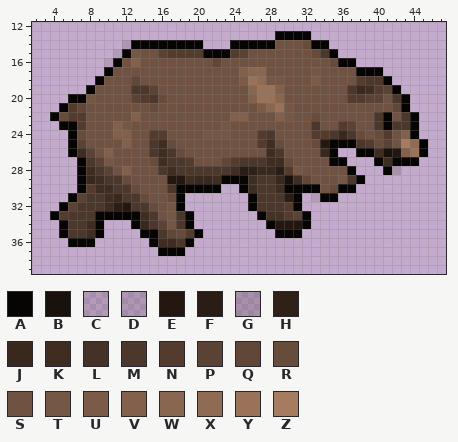
Pixel-art sprite, stored at src/game/Recourses/Bear.png. That is the earlier state.
The file is 50x50 pixels. Pixels under 10% opacity are left out. Colours within 5 levels of each other are drawn and written as one. Shown: x 2..47, y 12..39.
Palette (. is transparent): A #060504  B #18110c  C #1a120c1a  D #20161020  E #231710  F #2a1d15  G #2e21192e  H #302118  J #38281e  K #3f2d22  L #453226  M #4b372b  N #533c2e  P #5a4234  Q #604738  R #674c3c  S #6f5241  T #755745  U #7b5b48  V #82604c  W #886650  X #906b54  Y #9a725a  Z #a67c61
Pixels before, first column x 4:
13 .........................AAAA.............
14 ........DAAAAAAAA...AAAAASSSRAA...........
15 .......CATSSPNNNNAAANPSSSSSSSRMA..........
16 ......CASVSSSSSSSSQSSSSSSSSSSSSRAA........
17 ......ASSSSSSSSSSSSSSVWWSSSSSTSSSSAAA.....
18 .....ASSSQSSSSSSSSSSSUYXTTSSSUSSSSNMMA....
19 ....ASSSSMMPSSSSSSSSSSWYYVSSSSSSSMJKNPA...
20 ..AATSSSSPNMRSSSSSSSSSVYYWSSSSSSSNNPPSMA..
21 .ANQSSSSSSSRSSSSSSSSSSSUWYTSSSSSSSSSSSQA..
22 ARNNSSSSSVSSSSSSSSSSVVSSSVTSSRSSSSSSMASMA.
23 .AANSSSVTSSSSSSSSSSTSSSSSSSSSMSSNPSSMAMMA.
24 ..ARSSSVVSSNNSSSSTTTSSSNMSSSSNNMJMRSRNSVA.
25 ..APSSSSVSSMKRSSSSSSSSSNKRSSSREAAAMNRPSZXA
26 ..AKPSVSSSSMKMRSSSSSSSSSKMSSSSJA..AAKBEVYA
27 ...AMPTSSSSRKMMNSSSQNMMMKKRSSSSAA...AKAAA.
28 ...AKMPSVSSSMKMMMMMMKFHJJFNTSSSSSA...AG...
29 ...AJKMMRSSSSEEKJJKAAAKMMJBKQSSSTMA.......
30 ...ANKKMMRSSSMAAAAA..AKMMKAAAASRAA........
31 ..APMMKJMMRSSRA.......AMMMFA.CAA..........
32 .APMMMKFEMMRSTA.......AMMMNA..............
33 ANMMMAAAAAKMSTMA.......ALLNPA.............
34 .AMMKA...AJMPTMA........AEEEA.............
35 .AMMKA....AAMQRNA........AAA..............
36 ..AAA......AKKMA..........................
37 ............AAA...........................
After the commit:
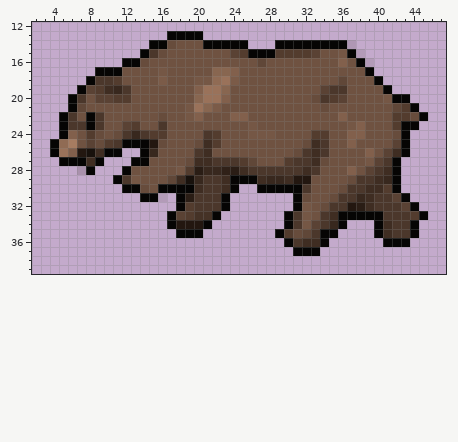
Edits made:
Changed rows in their new state; - is an unchanged pixel.
first column x 4:
13 -------------AAAA--------....-------------
14 --------...--RSSSAAA--...AAAA--AAD--------
15 -------...AMRSSSSSSSPNAAANNNNPSSTAC-------
16 ------..AAR-------S----Q-------SVSAC------
17 -----A-A----T-----WWVSSS-----S----S-.-----
18 ----AMMN-S--U---TTXYUSSSSS---S--Q-SSA.----
19 ---APNKJMSSS----VYYW--SSSS----PMMSSSSA.---
20 ---MSPPNNSSSS---WYYV--SSSS---RMNPSSSSTA---
21 -.A--------S---TYWU----SSSS---R--------NA-
22 .AMSAM---S--R--TV--------SS--S--V---SSNNRA
23 --MMAM-SPN--M------S--T------S--STV-SSNA--
24 -AVSNR-RMJM------MNS--TTT------SSVV-SSRA.-
25 AXZSPRNMAAAERS--RKN----SSS--RKMSSVSSSSPA..
26 AYVEBKAA..AJSSS-MK------SS-RMKMSSSSVSPKA..
27 -AA-KA...AASSSSRKKMMMNQSSSNMMKRSSSSTPM-..-
28 ---GA...A---SSTNFJJHFKMMMMMMKM---VSPMKA---
29 ---....AMT---QKB-MMK--AKJ-KEE---SRMMKJA---
30 ---.....AAR-AA--KMMKA..AAA--MS-SRMMKKNA---
31 --........AAC.-FMMMA--.....-RSSRMMJKMMPA--
32 -.............-NMMMA--.....-TSRMMEFKMMMPA-
33 .............APNLLA----...AMTSMKAAAAAMMMNA
34 -.....---....AEEEA------..AMTPMJA---AKMMA-
35 -.....----....AA----------NRQMAA----AKMMA-
36 --...------.....----------AMKKA------AAA--
37 ------------...------------AAA------------
Changed places in both pictures, as pixel boxes (x1, y1, x2, y2):
changed: (50, 31, 428, 256)
